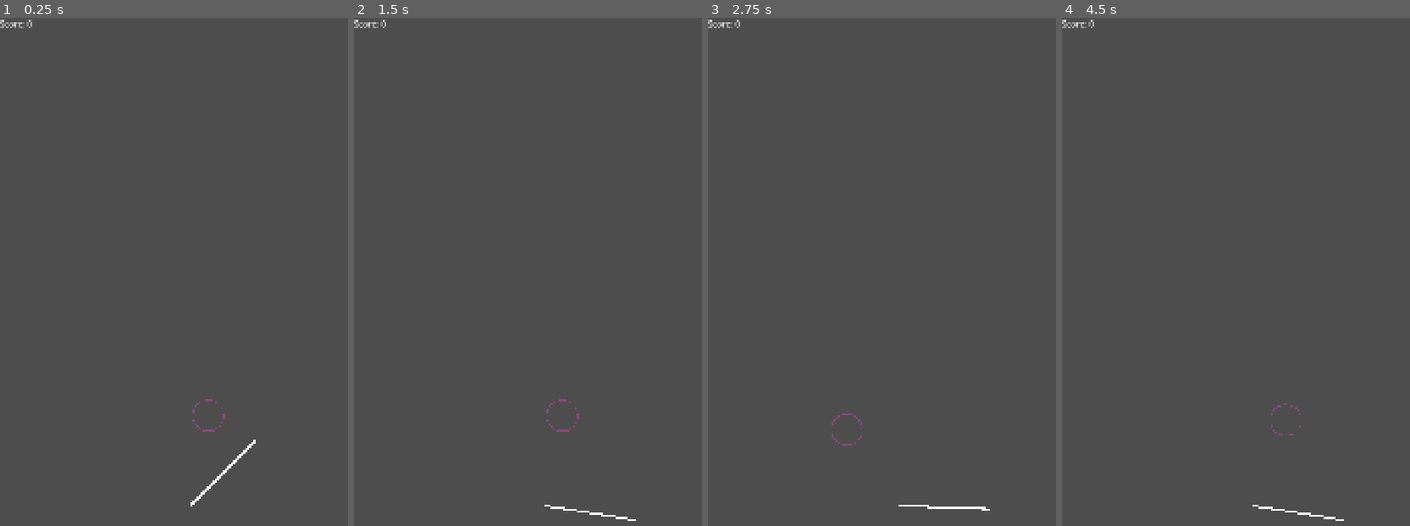
Above: before the commit, frames 1-4 (left to right).
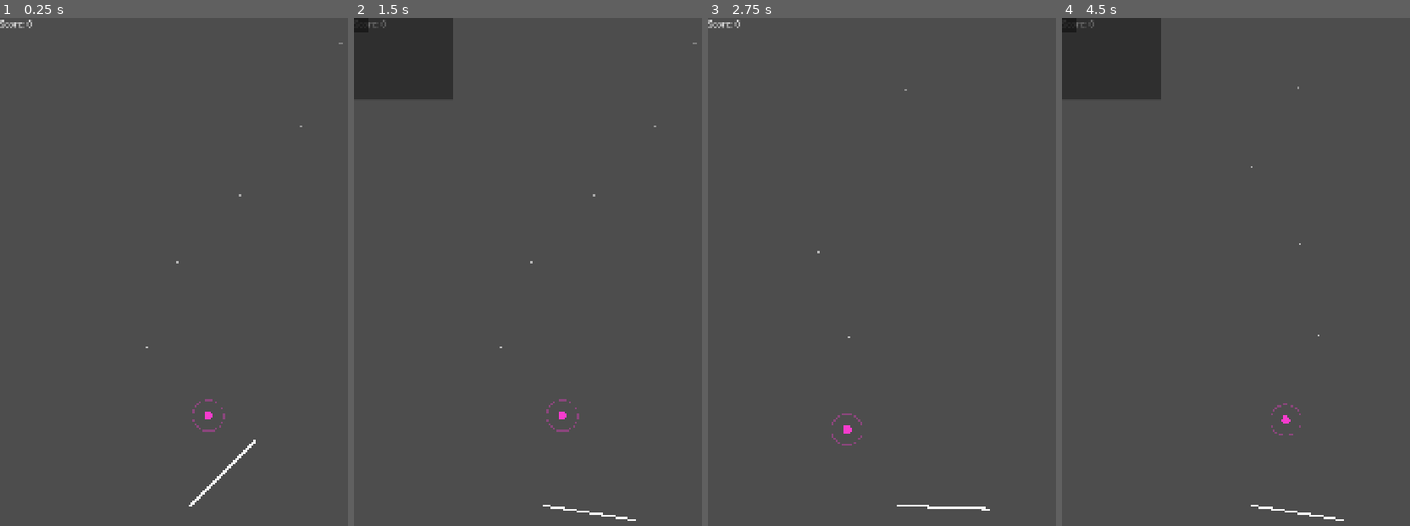
Above: after the commit, the same moments.

Repository: FarkasRabai/endless-swing
Game: Godot game, scene res://main.tscn
The game is run twice, just before and just after one commit, with the same random seed, the same clock (stepped at 60 frames per second) and the same inputs.
Inputs (mouse positions are in pixels of both pictures, inside the frame that each line leads up to):
- Up to frame 1 (0.25 s): no input
- Up to frame 2 (1.5 s): tap Enter at 0.5 s; move the mouse to (628, 322) at 0.52 s; click (628, 322) at 0.67 s; drag from (468, 388) to (524, 490) at 1.27 s
- Up to frame 3 (2.75 s): tap Enter at 2 s; move the mouse to (937, 205) at 2.02 s; click (937, 205) at 2.17 s
- Up to frame 4 (4.5 s): drag from (1232, 490) to (1138, 256) at 2.77 s; tap Enter at 3.5 s; move the mouse to (1368, 459) at 3.52 s; click (1368, 459) at 3.67 s; drag from (1138, 256) to (1194, 185) at 4.27 s

The runs differ from the first frame. In frame 1, less than 0.1% of the frame differs, in the area x 41-99%, y 4-97%; in frame 2, 4.6%, in the area x 0-99%, y 0-97%; in frame 3, less than 0.1%; in frame 4, 4.6%.

Commit message:
Some commit

Diff:
--- a/main.tscn
+++ b/main.tscn
@@ -4,10 +4,12 @@
 [ext_resource type="Script" uid="uid://dkqhfuy5owqil" path="res://scripts/track.gd" id="3_7mycd"]
 [ext_resource type="Script" uid="uid://bvsr2acxund2a" path="res://scripts/swing_rod.gd" id="4_272bh"]
 [ext_resource type="Script" uid="uid://dfdtg3g12mq3o" path="res://scripts/difficulty.gd" id="5_5vw27"]
+[ext_resource type="Script" uid="uid://br7x0x0eq6qfr" path="res://scripts/world_draw.gd" id="5_lquwl"]
+[ext_resource type="Script" uid="uid://dptca2vv0obtl" path="res://scripts/end_screen.gd" id="6_7mycd"]
 
 [node name="Main" type="Node2D" unique_id=1279827707]
 
-[node name="Game" type="Node" parent="." unique_id=1748964666 node_paths=PackedStringArray("track", "rod_logic", "difficulty", "rod_line", "target_dot_node", "tolerance_ring", "camera", "score_label")]
+[node name="Game" type="Node" parent="." unique_id=1748964666 node_paths=PackedStringArray("track", "rod_logic", "difficulty", "rod_line", "target_dot_node", "tolerance_ring", "camera", "score_label", "end_screen")]
 script = ExtResource("2_lquwl")
 track = NodePath("Track")
 rod_logic = NodePath("RodLogic")
@@ -16,7 +18,8 @@
 target_dot_node = NodePath("../World/TargetDot")
 tolerance_ring = NodePath("../World/TargetDot/ToleranceRing")
 camera = NodePath("../Camera2D")
-score_label = NodePath("../UI/ScoreLabel")
+score_label = NodePath("../UI/UIRoot/ScoreLabel")
+end_screen = NodePath("../UI/UIRoot/EndScreen")
 
 [node name="Track" type="Node" parent="Game" unique_id=913784866]
 script = ExtResource("3_7mycd")
@@ -46,13 +49,90 @@
 
 [node name="DotsContainer" type="Node2D" parent="World" unique_id=1435350422]
 
+[node name="WorldDraw" type="Node2D" parent="World" unique_id=980355436 node_paths=PackedStringArray("track", "difficulty")]
+script = ExtResource("5_lquwl")
+track = NodePath("../../Game/Track")
+difficulty = NodePath("../../Game/Difficulty")
+
 [node name="Camera2D" type="Camera2D" parent="." unique_id=571915795]
 
 [node name="UI" type="CanvasLayer" parent="." unique_id=1318358773]
 
-[node name="ScoreLabel" type="Label" parent="UI" unique_id=1196424806]
+[node name="UIRoot" type="Control" parent="UI" unique_id=1100563539]
+layout_mode = 3
+anchors_preset = 0
 offset_right = 40.0
-offset_bottom = 23.0
+offset_bottom = 40.0
+
+[node name="ScoreLabel" type="Label" parent="UI/UIRoot" unique_id=1196424806]
+layout_mode = 0
+offset_right = 91.0
+offset_bottom = 34.0
 theme_override_colors/font_color = Color(1, 1, 1, 1)
 theme_override_font_sizes/font_size = 24
 text = "Score: 0"
+
+[node name="EndScreen" type="Control" parent="UI/UIRoot" unique_id=755081603]
+visible = false
+layout_mode = 1
+anchors_preset = 15
+anchor_right = 1.0
+anchor_bottom = 1.0
+grow_horizontal = 2
+grow_vertical = 2
+script = ExtResource("6_7mycd")
+
+[node name="Dim" type="ColorRect" parent="UI/UIRoot/EndScreen" unique_id=759363925]
+layout_mode = 1
+anchors_preset = 15
+anchor_right = 1.0
+anchor_bottom = 1.0
+grow_horizontal = 2
+grow_vertical = 2
+color = Color(0, 0, 0, 1)
+
+[node name="Panel" type="PanelContainer" parent="UI/UIRoot/EndScreen" unique_id=1792628544]
+custom_minimum_size = Vector2(520, 420)
+layout_mode = 1
+anchors_preset = 8
+anchor_left = 0.5
+anchor_top = 0.5
+anchor_right = 0.5
+anchor_bottom = 0.5
+offset_left = -20.0
+offset_top = -60.0
+offset_right = 20.0
+offset_bottom = 60.0
+grow_horizontal = 2
+grow_vertical = 2
+
+[node name="VBox" type="VBoxContainer" parent="UI/UIRoot/EndScreen/Panel" unique_id=981467521]
+layout_mode = 2
+
+[node name="Title" type="Label" parent="UI/UIRoot/EndScreen/Panel/VBox" unique_id=167282449]
+layout_mode = 2
+text = "GAME OVER"
+
+[node name="Score" type="Label" parent="UI/UIRoot/EndScreen/Panel/VBox" unique_id=568252701]
+layout_mode = 2
+
+[node name="Best" type="Label" parent="UI/UIRoot/EndScreen/Panel/VBox" unique_id=860211857]
+layout_mode = 2
+
+[node name="Spacer" type="Control" parent="UI/UIRoot/EndScreen/Panel/VBox" unique_id=56568039]
+layout_mode = 2
+
+[node name="RetryHint" type="Label" parent="UI/UIRoot/EndScreen/Panel/VBox" unique_id=1923802538]
+layout_mode = 2
+text = "Tap anywhere or Press Retry"
+
+[node name="Buttons" type="HBoxContainer" parent="UI/UIRoot/EndScreen/Panel/VBox" unique_id=1448989638]
+layout_mode = 2
+
+[node name="Retry" type="Button" parent="UI/UIRoot/EndScreen/Panel/VBox/Buttons" unique_id=1690163865]
+layout_mode = 2
+text = "Retry"
+
+[node name="Quit" type="Button" parent="UI/UIRoot/EndScreen/Panel/VBox/Buttons" unique_id=73930181]
+layout_mode = 2
+text = "QUIT"
--- /dev/null
+++ b/scripts/end_screen.gd
@@ -0,0 +1,77 @@
+extends Control
+class_name EndScreen
+
+signal retry_pressed
+signal quit_pressed
+
+@onready var dim: ColorRect = $Dim
+@onready var panel: Control = $Panel
+@onready var title: Label = $Panel/VBox/Title
+@onready var score_label: Label = $Panel/VBox/Score
+@onready var best_label: Label = $Panel/VBox/Best
+@onready var retry_hint: Label = $Panel/VBox/RetryHint
+@onready var btn_retry: Button = $Panel/VBox/Buttons/Retry
+@onready var btn_quit: Button = $Panel/VBox/Buttons/Quit
+
+var _anim_tween: Tween
+
+func _ready() -> void:
+	visible = false
+	mouse_filter = Control.MOUSE_FILTER_STOP
+
+	btn_retry.pressed.connect(func(): emit_signal("retry_pressed"))
+	btn_quit.pressed.connect(func(): emit_signal("quit_pressed"))
+
+	# Make it feel “arcade neon”
+	title.text = "GAME OVER"
+	retry_hint.text = "Tap anywhere or press RETRY"
+
+func show_game_over(score: int, best: int) -> void:
+	visible = true
+
+	# Text
+	score_label.text = "Score: %d" % score
+	best_label.text = "Best: %d" % best
+
+	# Styling / colors (you can move these into Theme later)
+	title.add_theme_color_override("font_color", Color(1.0, 0.23, 0.83, 1.0)) # neon pink
+	score_label.add_theme_color_override("font_color", Color(1, 1, 1, 0.95))
+	best_label.add_theme_color_override("font_color", Color(1, 1, 1, 0.70))
+	retry_hint.add_theme_color_override("font_color", Color(1, 1, 1, 0.65))
+
+	# Start animation state
+	dim.modulate.a = 0.0
+	panel.scale = Vector2(0.92, 0.92)
+	panel.modulate.a = 0.0
+
+	# Kill existing tween
+	if _anim_tween and _anim_tween.is_running():
+		_anim_tween.kill()
+
+	# Animate in
+	_anim_tween = create_tween()
+	_anim_tween.set_parallel(true)
+
+	_anim_tween.tween_property(dim, "modulate:a", 0.65, 0.18).set_trans(Tween.TRANS_SINE).set_ease(Tween.EASE_OUT)
+	_anim_tween.tween_property(panel, "modulate:a", 1.0, 0.20).set_trans(Tween.TRANS_SINE).set_ease(Tween.EASE_OUT)
+	_anim_tween.tween_property(panel, "scale", Vector2(1, 1), 0.22).set_trans(Tween.TRANS_BACK).set_ease(Tween.EASE_OUT)
+
+	# Subtle hint pulse
+	_pulse_hint()
+
+func hide_screen() -> void:
+	visible = false
+
+func _pulse_hint() -> void:
+	# small looping pulse of the hint opacity while visible
+	var t = create_tween()
+	t.set_loops()
+	t.tween_property(retry_hint, "modulate:a", 0.35, 0.6).set_trans(Tween.TRANS_SINE).set_ease(Tween.EASE_IN_OUT)
+	t.tween_property(retry_hint, "modulate:a", 0.65, 0.6).set_trans(Tween.TRANS_SINE).set_ease(Tween.EASE_IN_OUT)
+
+func _gui_input(event: InputEvent) -> void:
+	# Tap anywhere to retry
+	if event is InputEventMouseButton and event.pressed and event.button_index == MOUSE_BUTTON_LEFT:
+		emit_signal("retry_pressed")
+	elif event is InputEventScreenTouch and event.pressed:
+		emit_signal("retry_pressed")
--- a/scripts/game.gd
+++ b/scripts/game.gd
@@ -1,28 +1,61 @@
 extends Node
 class_name Game
 
+# ====== Core modules (drag these in Inspector) ======
 @export var track: Track
 @export var rod_logic: SwingRod
 @export var difficulty: Difficulty
 
+# ====== Scene references (drag these in Inspector) ======
 @export var rod_line: Line2D
 @export var target_dot_node: Node2D
 @export var tolerance_ring: Line2D
 @export var camera: Camera2D
 @export var score_label: Label
-
+@export var end_screen: EndScreen   # your EndScreen (Control) with EndScreen.gd
+
+# ====== Camera follow settings ======
 @export var cam_lerp: float = 0.10
 @export_range(0.5, 0.9) var pivot_screen_y: float = 0.72
 
+# ====== Save best score ======
+const SAVE_PATH := "user://save.cfg"
+const SAVE_SECTION := "scores"
+const SAVE_KEY := "best"
+
+# ====== Runtime state ======
 var running: bool = false
 var game_over: bool = false
 var score: int = 0
 var cam_pos: Vector2 = Vector2.ZERO
 
+
 func _ready() -> void:
 	randomize()
+	_assert_wiring()
 	_setup_visuals()
+
+	# End screen wiring
+	if end_screen:
+		end_screen.retry_pressed.connect(_on_retry_pressed)
+		end_screen.quit_pressed.connect(_on_quit_pressed)
+		end_screen.hide_screen()
+
 	reset_all()
+
+
+func _assert_wiring() -> void:
+	# Fail fast if something isn't wired in Inspector
+	assert(track != null)
+	assert(rod_logic != null)
+	assert(difficulty != null)
+	assert(rod_line != null)
+	assert(target_dot_node != null)
+	assert(tolerance_ring != null)
+	assert(camera != null)
+	assert(score_label != null)
+	# end_screen is optional but recommended
+
 
 func reset_all() -> void:
 	running = false
@@ -37,105 +70,184 @@
 	_update_ring(difficulty.hit_tol)
 	_update_target_node_position()
 
+	# Start camera exactly on pivot target position
 	cam_pos = _camera_target_for_pivot(track.pivot())
 	camera.global_position = cam_pos
 
 	_update_rod()
+
+	if end_screen:
+		end_screen.hide_screen()
+
 
 func _process(delta: float) -> void:
 	if running:
 		rod_logic.step(delta)
 
-	# Camera LERP follow pivot (no snapping)
-	var desired := _camera_target_for_pivot(track.pivot())
+	# Camera LERP follow pivot (no snap)
+	var desired: Vector2 = _camera_target_for_pivot(track.pivot())
 	var t: float = 1.0 - pow(1.0 - cam_lerp, delta * 60.0)
 	cam_pos = cam_pos.lerp(desired, t)
 	camera.global_position = cam_pos
 
+	# Keep track healthy
 	track.cleanup(4)
 	track.ensure_lookahead()
 
+	# Update visuals
 	_update_target_node_position()
 	_update_rod()
 
+
 func _unhandled_input(event: InputEvent) -> void:
+	# NOTE: EndScreen consumes input when visible, so taps won't fall through
 	if event is InputEventScreenTouch and event.pressed:
 		_tap()
 	elif event is InputEventMouseButton and event.pressed and event.button_index == MOUSE_BUTTON_LEFT:
 		_tap()
 
+
 func _tap() -> void:
+	# Start
 	if not running and not game_over:
 		running = true
 		return
+
+	# Restart from end screen / game over
 	if game_over:
 		reset_all()
 		running = true
 		return
+
 	if not running:
 		return
 
-	var pivot := track.pivot()
-	var target := track.target()
-	var end := rod_logic.free_end(pivot)
+	# Hit test
+	var pivot: Vector2 = track.pivot()
+	var target: Vector2 = track.target()
+	var end: Vector2 = rod_logic.free_end(pivot)
 
 	if end.distance_to(target) <= difficulty.hit_tol:
-		# HIT
-		var old_pivot := pivot
-		var new_pivot := target
-
-		track.advance_pivot()
-
-		rod_logic.attach_seamless(old_pivot, new_pivot)
-		rod_logic.reverse()
-
-		score += 1
-		_update_score()
-
-		var d := difficulty.on_hit(score, rod_logic.swing_speed)
-		rod_logic.swing_speed = d["speed"]
-		_update_ring(d["tol"])
-
-		track.ensure_lookahead()
+		_on_hit(pivot, target)
 	else:
-		# MISS
-		running = false
-		game_over = true
-
+		_on_miss()
+
+
+func _on_hit(old_pivot: Vector2, new_pivot: Vector2) -> void:
+	# Advance pivot first (so track.pivot() becomes new pivot)
+	track.advance_pivot()
+
+	# Seamless rod + reverse
+	rod_logic.attach_seamless(old_pivot, new_pivot)
+	rod_logic.reverse()
+
+	# Score
+	score += 1
+	_update_score()
+
+	# Difficulty updates speed/tolerance/dot size
+	var d := difficulty.on_hit(score, rod_logic.swing_speed)
+	rod_logic.swing_speed = float(d["speed"])
+	_update_ring(float(d["tol"]))
+
+	# Extend track
+	track.ensure_lookahead()
+
+
+func _on_miss() -> void:
+	running = false
+	game_over = true
+
+	var best: int = _update_best_score(score)
+
+	if end_screen:
+		end_screen.show_game_over(score, best)
+	else:
+		# Fallback: at least print
+		print("Game Over. Score=", score, " Best=", best)
+
+
+func _on_retry_pressed() -> void:
+	reset_all()
+	running = true
+
+
+func _on_quit_pressed() -> void:
+	get_tree().quit()
+
+
+# -------------------------
+# Visual updates
+# -------------------------
 func _setup_visuals() -> void:
 	rod_line.width = 6.0
 	rod_line.default_color = Color(1, 1, 1, 0.95)
 	rod_line.antialiased = true
 
 	tolerance_ring.width = 3.0
-	tolerance_ring.default_color = Color(1.0, 0.23, 0.83, 0.35)
+	tolerance_ring.default_color = Color(1.0, 0.23, 0.83, 0.35) # neon pink
 	tolerance_ring.antialiased = true
 	tolerance_ring.closed = true
 
+
 func _update_rod() -> void:
-	var pivot := track.pivot()
-	var end := rod_logic.free_end(pivot)
+	var pivot: Vector2 = track.pivot()
+	var end: Vector2 = rod_logic.free_end(pivot)
 
 	rod_line.clear_points()
 	rod_line.add_point(pivot)
 	rod_line.add_point(end)
 
+
 func _update_target_node_position() -> void:
-	target_dot_node.global_position = track.target()
+	target_dot_node.position = track.target()
+	# Keep ring perfectly centered
+	tolerance_ring.position = Vector2.ZERO
+	tolerance_ring.rotation = 0.0
+	tolerance_ring.scale = Vector2.ONE
+
 
 func _update_ring(radius: float) -> void:
 	tolerance_ring.clear_points()
-	var segments := 64
+	var segments: int = 64
 	for i in range(segments):
-		var a := TAU * float(i) / float(segments)
+		var a: float = TAU * float(i) / float(segments)
 		tolerance_ring.add_point(Vector2(cos(a), sin(a)) * radius)
 
+
+func _update_score() -> void:
+	score_label.text = "Score: %d" % score
+
+
+# -------------------------
+# Camera math
+# -------------------------
 func _camera_target_for_pivot(pivot: Vector2) -> Vector2:
 	var vp: Vector2 = camera.get_viewport_rect().size
 	var desired_screen := Vector2(vp.x * 0.5, vp.y * pivot_screen_y)
 	var vp_half := vp * 0.5
 	return pivot + vp_half - desired_screen
 
-func _update_score() -> void:
-	if score_label:
-		score_label.text = "Score: %d" % score
+
+# -------------------------
+# Best score persistence
+# -------------------------
+func _load_best_score() -> int:
+	var cfg := ConfigFile.new()
+	if cfg.load(SAVE_PATH) == OK:
+		return int(cfg.get_value(SAVE_SECTION, SAVE_KEY, 0))
+	return 0
+
+
+func _save_best_score(best: int) -> void:
+	var cfg := ConfigFile.new()
+	cfg.set_value(SAVE_SECTION, SAVE_KEY, best)
+	cfg.save(SAVE_PATH)
+
+
+func _update_best_score(current: int) -> int:
+	var best := _load_best_score()
+	if current > best:
+		best = current
+		_save_best_score(best)
+	return best
--- a/scripts/world_draw.gd
+++ b/scripts/world_draw.gd
@@ -9,7 +9,6 @@
 @export var future_count: int = 8
 
 func _process(_delta: float) -> void:
-	# redraw every frame (simple + reliable)
 	queue_redraw()
 
 func _draw() -> void:
@@ -28,11 +27,11 @@
 	# Pivot dot (white)
 	draw_circle(pivot, pivot_radius, Color(1, 1, 1, 0.95))
 
-	# Target dot (pink) – size changes with difficulty
+	# Target dot (pink)
 	draw_circle(target, difficulty.target_dot_r, Color(1.0, 0.23, 0.83, 0.95))
 
 	# Faint future dots
-	var max_i := min(p_i + 2 + future_count, track.dots.size())
+	var max_i: int = mini(p_i + 2 + future_count, track.dots.size())
 	for i in range(p_i + 2, max_i):
-		var a := clampf(1.0 - float(i - p_i) * 0.12, 0.18, 0.6)
+		var a: float = clampf(1.0 - float(i - p_i) * 0.12, 0.18, 0.6)
 		draw_circle(track.dots[i], future_radius, Color(1, 1, 1, a))
Not shown, added: scripts/end_screen.gd.uid
Not shown, changed: .DS_Store
